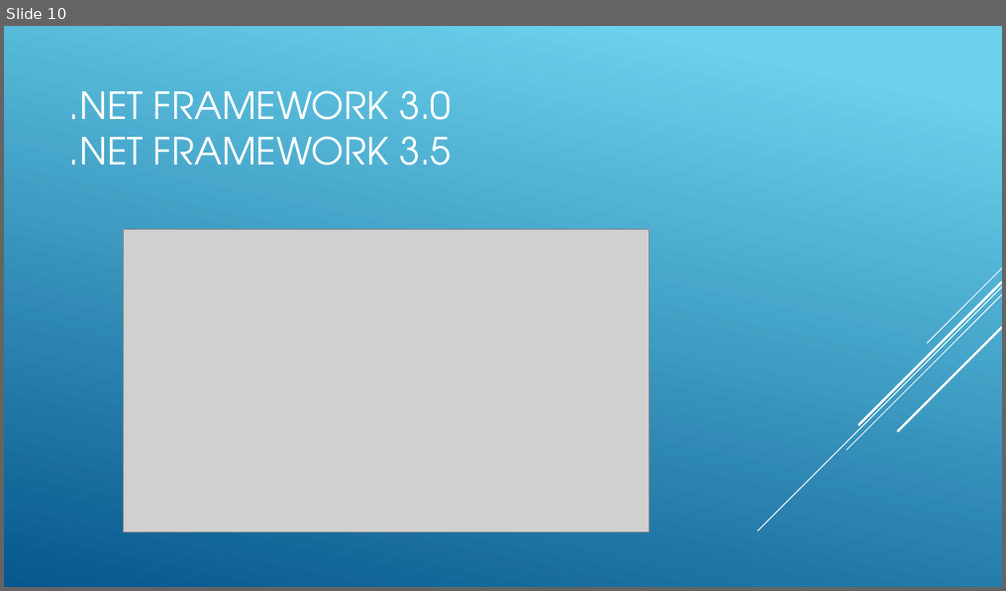
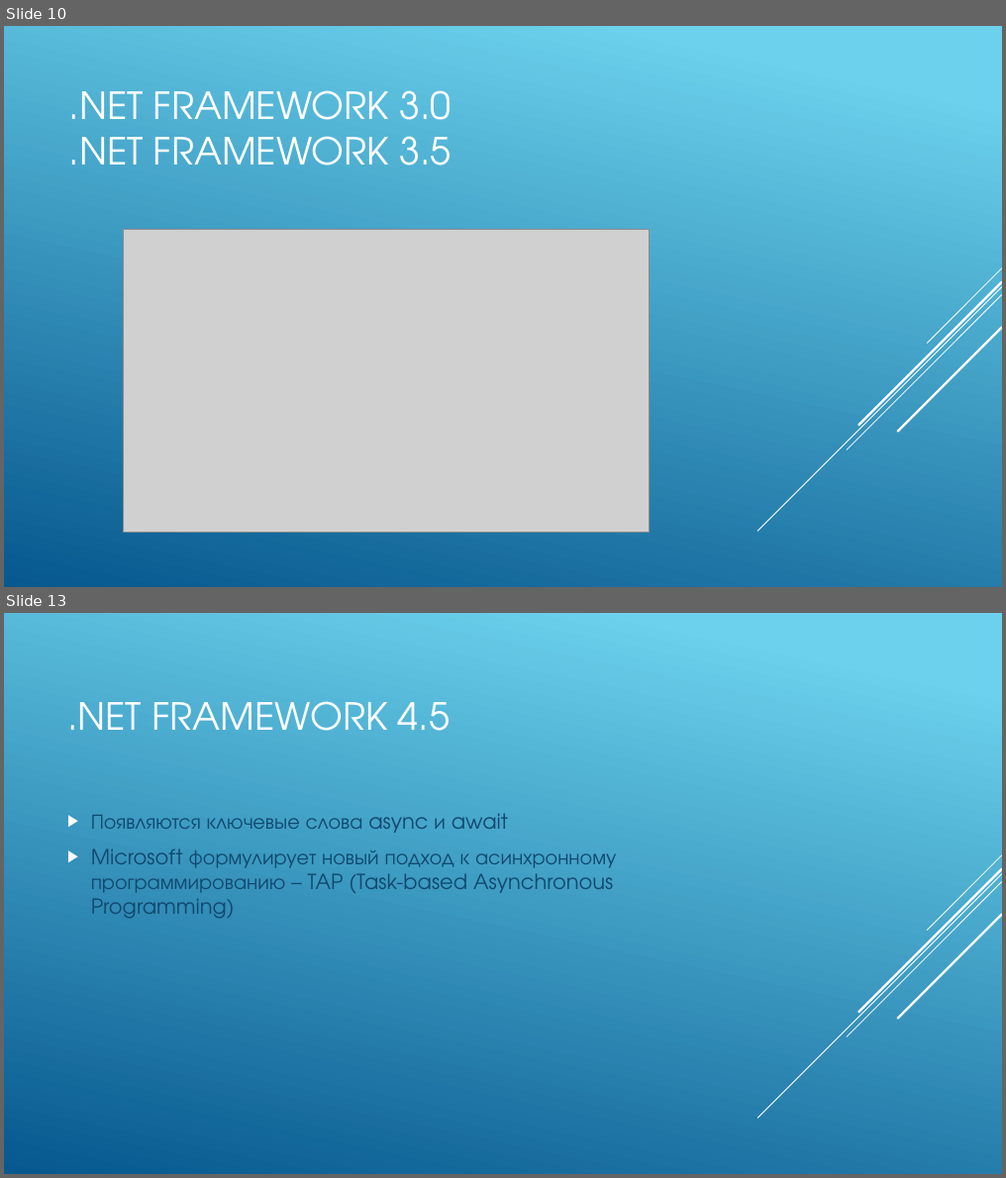
Before and after one commit to enragez/learning_async_await, a slide deck: presentation.pptx. Shown one above the other, each under a label of ours: slide 10 before the commit, slides 10 and 13 after it; the slides between them are not shown. The pictures are 1006x591 and 1006x1178 pixels, drawn with LibreOffice and Linux fonts; fonts in the diff are those of the drawing; grey boxes stand for pictures. Boxes give left, top, right and bottom in pixels: in the first picture for what was removed or moved away, otherwise in the second. Text is boxed around its words. In the diff, an @@ line names an element or a change of style, - is before the commit and + after.

```diff
--- a/presentation.pptx
+++ b/presentation.pptx
@@ slide 13 added at (4,613,1002,1174), background gradient #6ED2EB to #06588E; not listed: 5 template elements that a slide beside it also shows @@
@@ title added at (67,701,450,731), 36 pt, text #FFFFFF @@
+.NET FRAMEWORK 4.5
@@ text added at (91,813,616,918), 20 pt, text #0F496F @@
+▶ Появляются ключевые слова async и await
+▶ Microsoft формулирует новый подход к асинхронному программированию – TAP (Task-based Asynchronous Programming)
```
Also in this commit, not shown: 1 slide changed, 4 other slides added, 2 other files.
